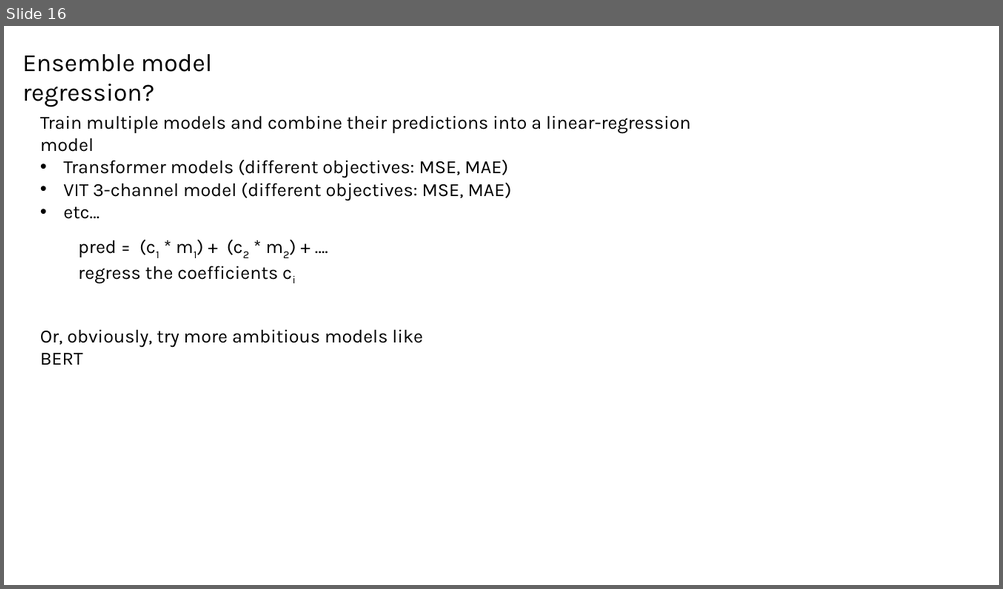
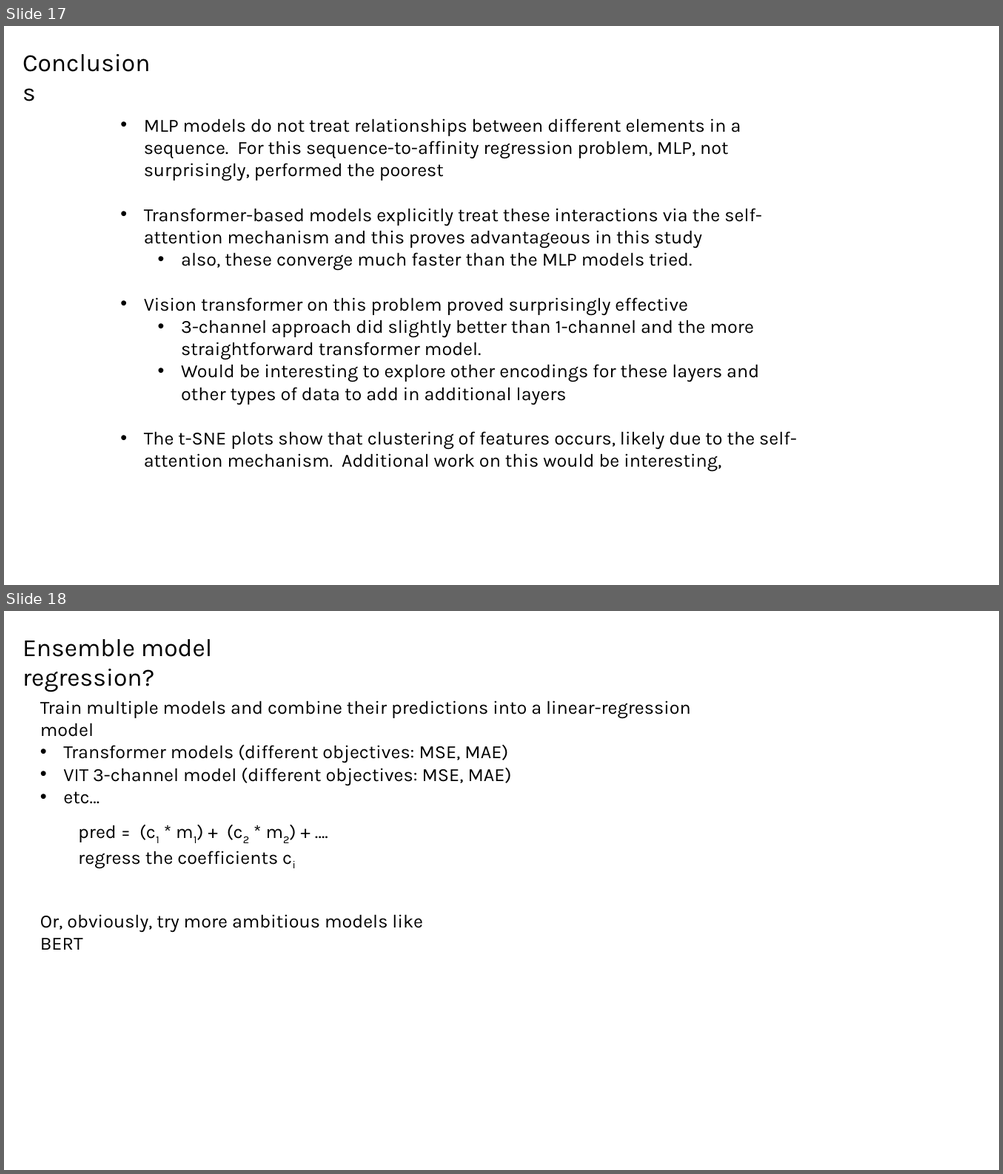
Before and after one commit to planaria158/BERT-antibody-antigen-binding-energy, a slide deck: Homework-aAlphaBio.pptx. Shown one above the other, each under a label of ours: slide 16 before the commit, slides 17 and 18 after it. The pictures are 1003x589 and 1003x1174 pixels, drawn with LibreOffice and Linux fonts; fonts in the diff are those of the drawing. Boxes give left, top, right and bottom in pixels: in the first picture for what was removed or moved away, otherwise in the second. Text is boxed around its words. In the diff, an @@ line names an element or a change of style, - is before the commit and + after.

```diff
--- a/Homework-aAlphaBio.pptx
+++ b/Homework-aAlphaBio.pptx
@@ slide 17 added at box(4, 26, 999, 585), background #FFFFFF @@
@@ text added at box(15, 42, 168, 80), 24 pt, text #000000 @@
+Conclusions
@@ text added at box(144, 118, 797, 472), 18 pt, text #000000 @@
+• MLP models do not treat relationships between different elements in a sequence. For this sequence-to-affinity regression problem, MLP, not surprisingly, performed the poorest
+• Transformer-based models explicitly treat these interactions via the self-attention mechanism and this proves advantageous in this study
+  • also, these converge much faster than the MLP models tried.
+• Vision transformer on this problem proved surprisingly effective
+  • 3-channel approach did slightly better than 1-channel and the more straightforward transformer model.
+  • Would be interesting to explore other encodings for these layers and other types of data to add in additional layers
+• The t-SNE plots show that clustering of features occurs, likely due to the self-attention mechanism. Additional work on this would be interesting,
@@ what was slide 16 is now slide 18 @@
```
Also in this commit, not shown: 7 slides changed, 1 other slide added, 1 slide removed.
